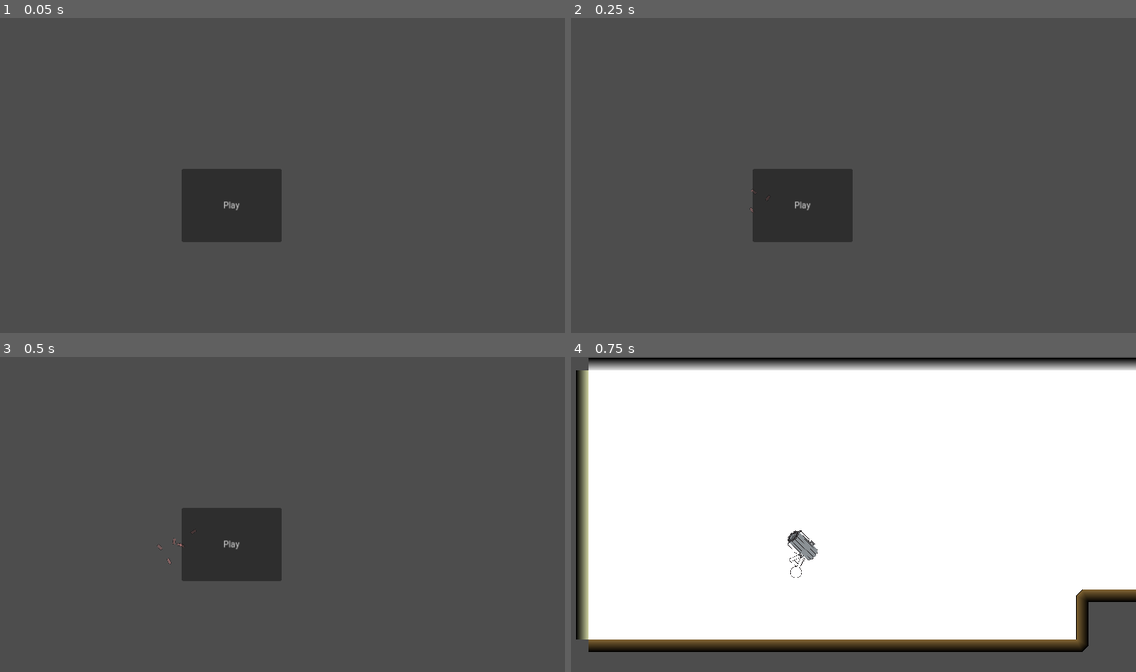
Above: before the commit, frames 1-4 (two rows, left to right).
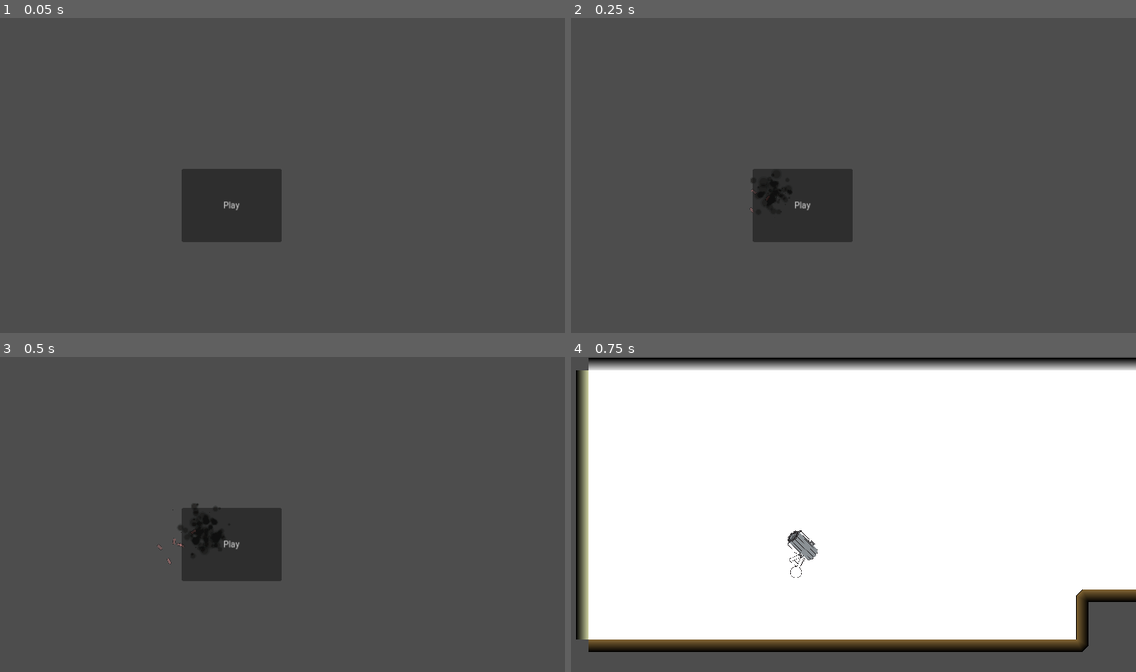
Above: after the commit, the same moments.

Repository: SmallConfusion/The-Gatler
Game: Godot game, scene res://scenes/menu/main_menu.tscn
The game is run twice, just before and just after one commit, with the same random seed, the same clock (stepped at 60 frames per second) and the same inputs. The engine's default icon, where the game draws it, is replaced by a stand-in: a white triangle on a blue panel in a dark square. Sound files missing from this copy of the repository are replaced by a short silence.
Inputs:
- Up to frame 1 (0.05 s): no input
- Up to frame 2 (0.25 s): no input
- Up to frame 3 (0.5 s): no input
- Up to frame 4 (0.75 s): click "Play" at 0.5 s

Frame 1 is identical in both runs. In frame 2, 0.1% of the frame differs, in the area x 31-40%, y 49-60%; in frame 3, 0.3%, in the area x 30-40%, y 46-63%; in frame 4, nothing differs.

Commit message:
Added explosion particles to particle loader

Diff:
--- a/src/scenes/menu/main_menu.tscn
+++ b/src/scenes/menu/main_menu.tscn
@@ -7,6 +7,7 @@
 [ext_resource type="Script" path="res://scripts/particle_loader.gd" id="5_k2411"]
 [ext_resource type="PackedScene" uid="uid://bp5kfcciuh753" path="res://scenes/vfx/particles/player_bullet_death.tscn" id="6_e2yeh"]
 [ext_resource type="PackedScene" uid="uid://bwbq0bher7mux" path="res://scenes/vfx/particles/player_gun_fire.tscn" id="7_31kdk"]
+[ext_resource type="PackedScene" uid="uid://3vi3fg7ssyyj" path="res://scenes/vfx/particles/explosion_small.tscn" id="8_ft86s"]
 
 [node name="MainMenu" type="Control"]
 layout_mode = 3
@@ -64,4 +65,4 @@
 [node name="ParticleLoader" type="Node2D" parent="."]
 position = Vector2(588, 344)
 script = ExtResource("5_k2411")
-particles = Array[PackedScene]([ExtResource("6_e2yeh"), ExtResource("7_31kdk")])
+particles = Array[PackedScene]([ExtResource("6_e2yeh"), ExtResource("7_31kdk"), ExtResource("8_ft86s")])
--- a/src/scripts/particle_loader.gd
+++ b/src/scripts/particle_loader.gd
@@ -28,4 +28,8 @@
 	p.z_index = -100
 	p.emitting = true
 	p.one_shot = true
-	add_child(p)
+
+	if p.get_parent():
+		p.reparent(self, false)
+	else:
+		add_child(p)
Not shown: 1 places in src/scenes/menu/main_menu.tscn that only renumber resources
